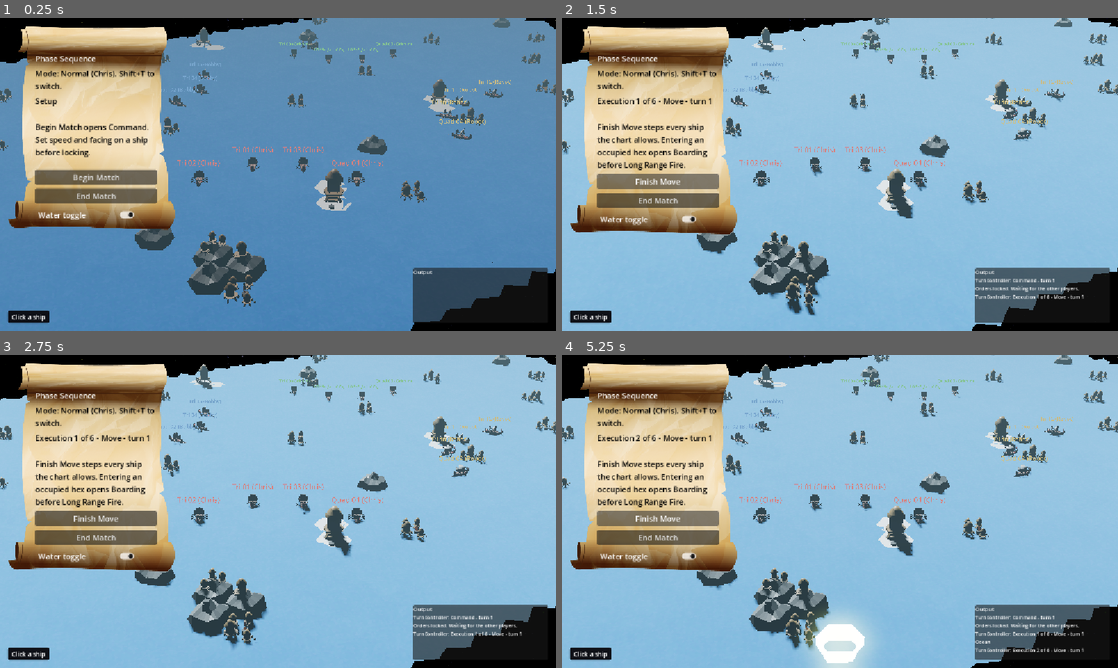
Above: before the commit, frames 1-4 (two rows, left to right).
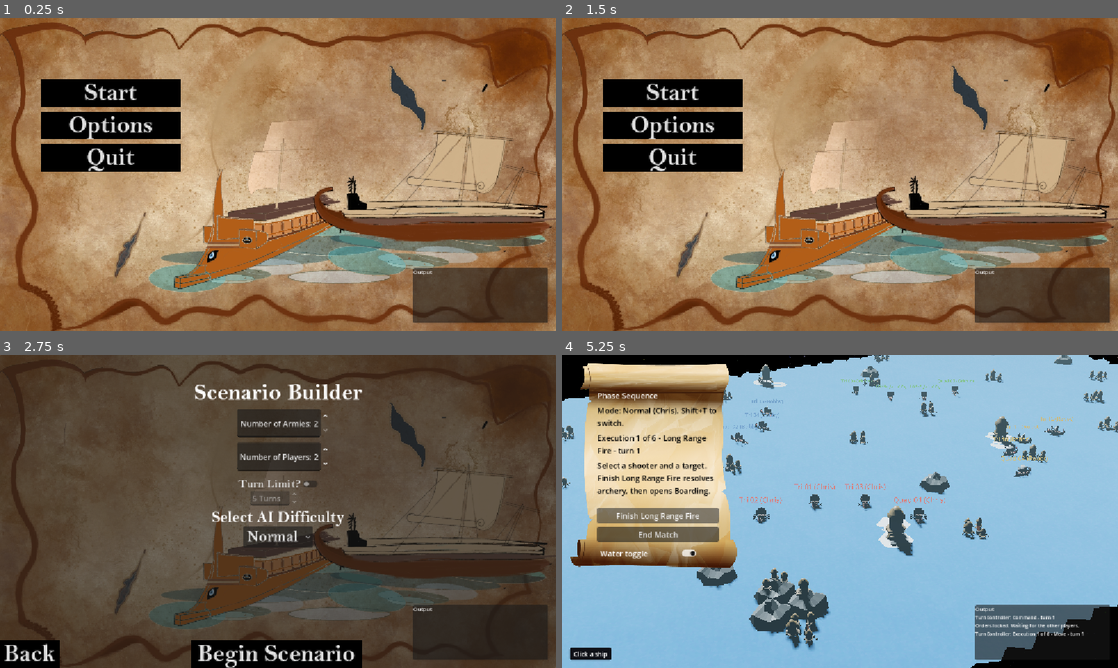
Above: after the commit, the same moments.

Repository: SamEBart/COM_429_RammingSpeed
Game: Godot game, scene res://scenes/title_screen.tscn
The game is run twice, just before and just after one commit, with the same random seed, the same clock (stepped at 60 frames per second) and the same inputs. Before the commit the project starts from res://scenes/GameScene.tscn.
Inputs (mouse positions are in pixels of both pictures, inside the frame that each line leads up to):
- Up to frame 1 (0.25 s): no input
- Up to frame 2 (1.5 s): click (656, 177) at 0.5 s, where only the run before the commit has a clickable "Begin Match"; click (656, 177) at 1.25 s, where only the run before the commit has a clickable "Ready"
- Up to frame 3 (2.75 s): click (111, 430) at 2 s, where only the run after the commit has a clickable "Start"
- Up to frame 4 (5.25 s): click (840, 655) at 2.75 s, where only the run after the commit has a clickable "Begin Scenario"; click "Finish Move" (after the commit: "Begin Match") at 3.5 s; click "Finish Long Range Fire" (after the commit: "Ready") at 4.25 s; click "Finish Boarding" (after the commit: "Finish Move") at 5 s

The runs differ from the first frame. In frame 1, 99% of the frame differs, in the area x 0-100%, y 0-100%; in frame 2, 99%; in frame 3, 97%; in frame 4, 5.4%.

Commit message:
fix; update main scene to title screen

Diff:
--- a/project.godot
+++ b/project.godot
@@ -11,7 +11,7 @@
 [application]
 
 config/name="Ramming Speed"
-run/main_scene="uid://bbqxpsy3vniy8"
+run/main_scene="uid://chkcsfg3npqrm"
 config/features=PackedStringArray("4.7", "GL Compatibility")
 config/icon="res://icon.svg"
 
Not shown: 1 places in scenes/GameScene.tscn that only renumber resources
